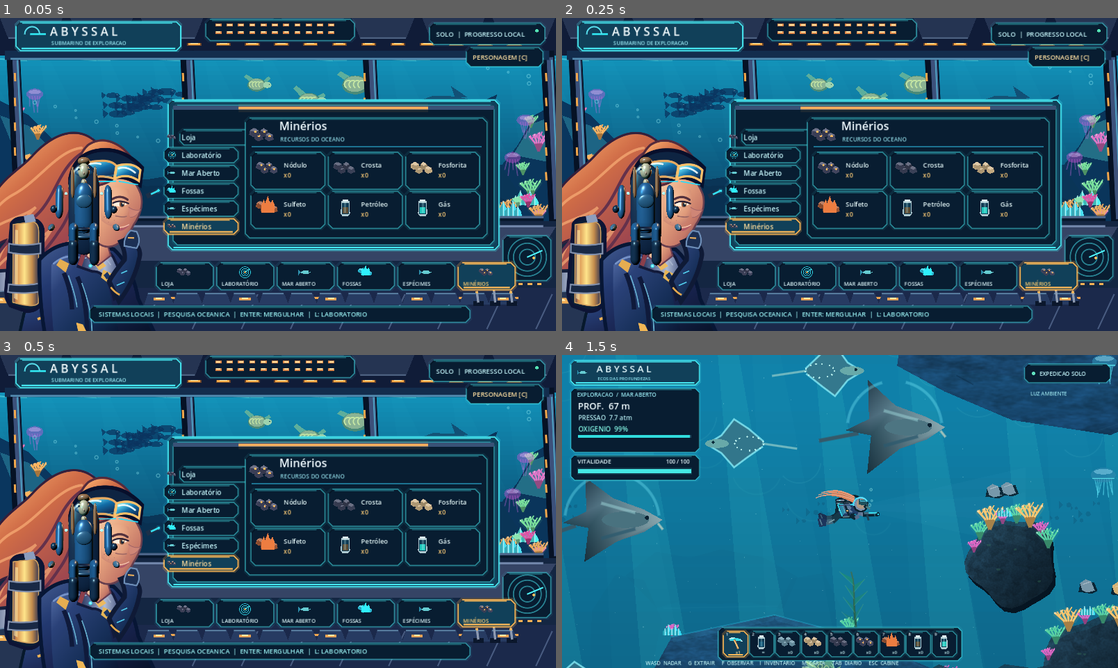
Above: before the commit, frames 1-4 (two rows, left to right).
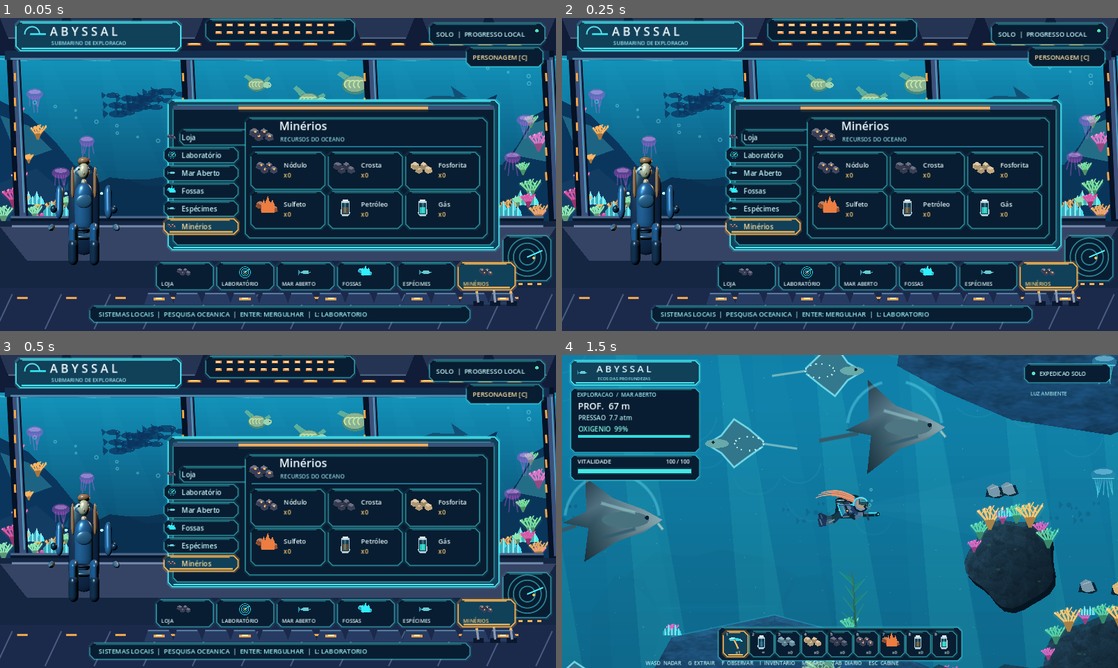
Above: after the commit, the same moments.

Repository: Esaneto/Abyssal-Godot
Game: Godot game, scene res://scenes/main.tscn
The game is run twice, just before and just after one commit, with the same random seed, the same clock (stepped at 60 frames per second) and the same inputs.
Inputs (mouse positions are in pixels of both pictures, inside the frame that each line leads up to):
- Up to frame 1 (0.05 s): no input
- Up to frame 2 (0.25 s): no input
- Up to frame 3 (0.5 s): no input
- Up to frame 4 (1.5 s): tap Enter at 0.5 s; move the mouse to (962, 495) at 0.52 s; hold D (move_right) 0.53-1.25 s; hold G (extract) 0.53-1.25 s; click (962, 495) at 0.67 s; tap Space at 0.77, 1.07 s; drag from (728, 527) to (812, 574) at 1.27 s

The runs differ from the first frame. In frame 1, 9.5% of the frame differs, in the area x 0-29%, y 36-100%; in frame 2, 9.5%; in frame 3, 9.5%; in frame 4, nothing differs.

Commit message:
Remove flattened cabin pilot rendering

Diff:
--- a/scripts/native_cabin_art.gd
+++ b/scripts/native_cabin_art.gd
@@ -29,7 +29,7 @@
 	_paint_ocean(canvas, t)
 	_paint_bridge(canvas, t)
 	_paint_console(canvas, t)
-	_paint_pilot(canvas, t, progress.appearance_snapshot())
+	# Pilot is a live SubViewport 3D scene, not a cropped static sprite.
 	# Screen shifts to starboard so the pilot remains visible, not hidden.
 	canvas.draw_set_transform(Vector2(55.0,0.0),0.0,Vector2(0.95,1.0))
 	_paint_monitor(canvas, t, selected, progress)
